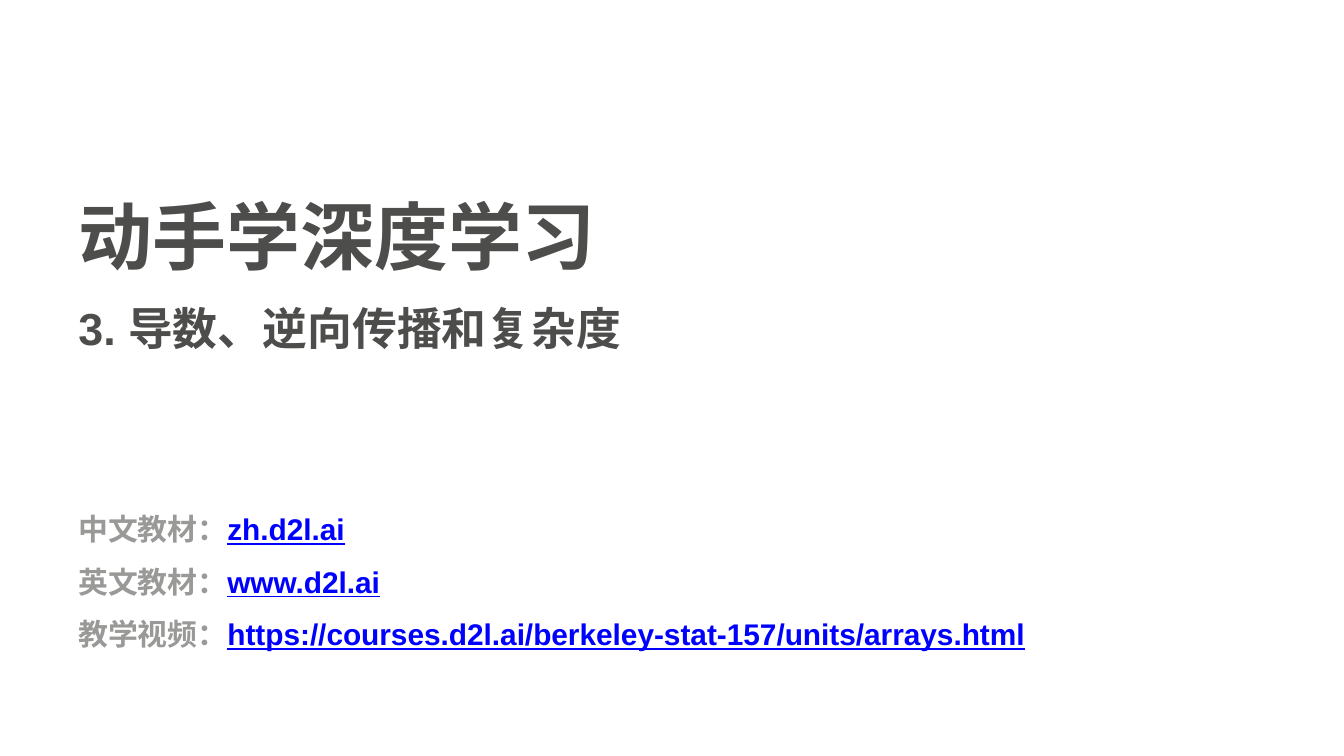
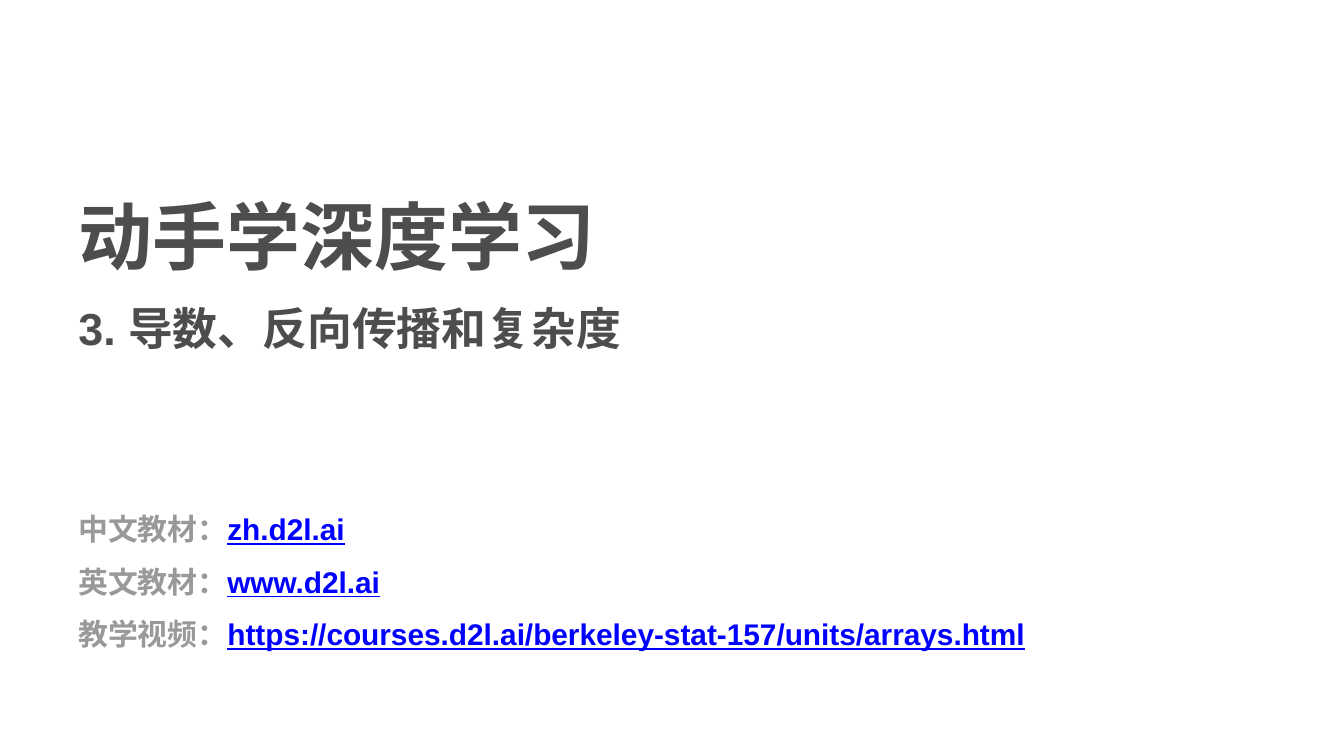
Before and after one commit to d2l-ai/berkeley-stat-157, a slide deck: slide 1 of slides-zh/03.导数、逆向传播和复杂度.pptx. Drawn at 1344x756 pixels with LibreOffice and Linux fonts; fonts in the diff are those of the drawing; background and template pictures are left out. Boxes give left, top, right and bottom in pixels: in the first picture for what was removed or moved away, otherwise in the second. Text is boxed around its words. In the diff, an @@ line names an element or a change of style, - is before the commit and + after.

```diff
--- a/slides-zh/03.导数、逆向传播和复杂度.pptx
+++ b/slides-zh/03.导数、逆向传播和复杂度.pptx
@@ text at <box>78,307,621,349</box>: text changed @@
-3. 导数、逆向传播和复杂度
+3. 导数、反向传播和复杂度
```
Also in this commit, not shown: 10 other slides changed.
